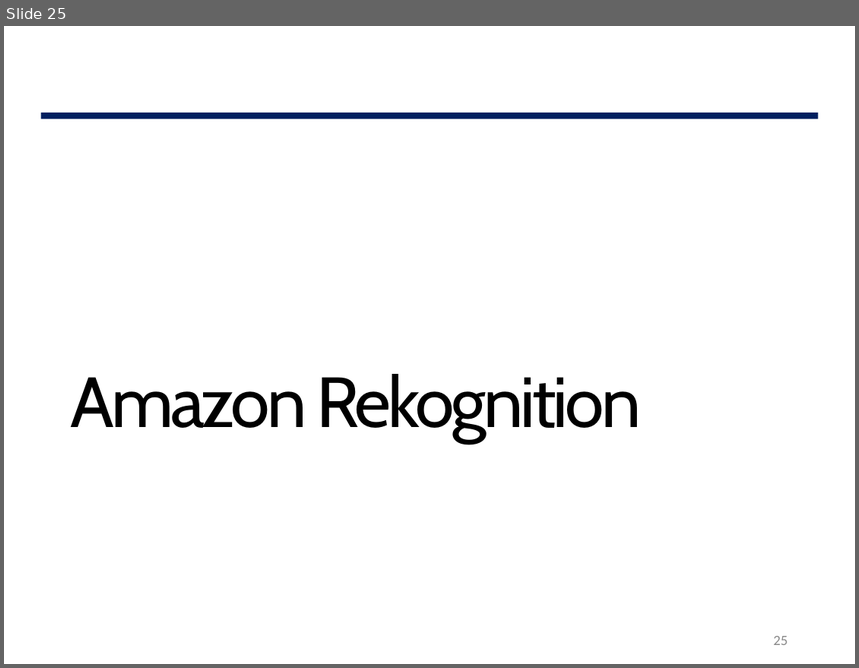
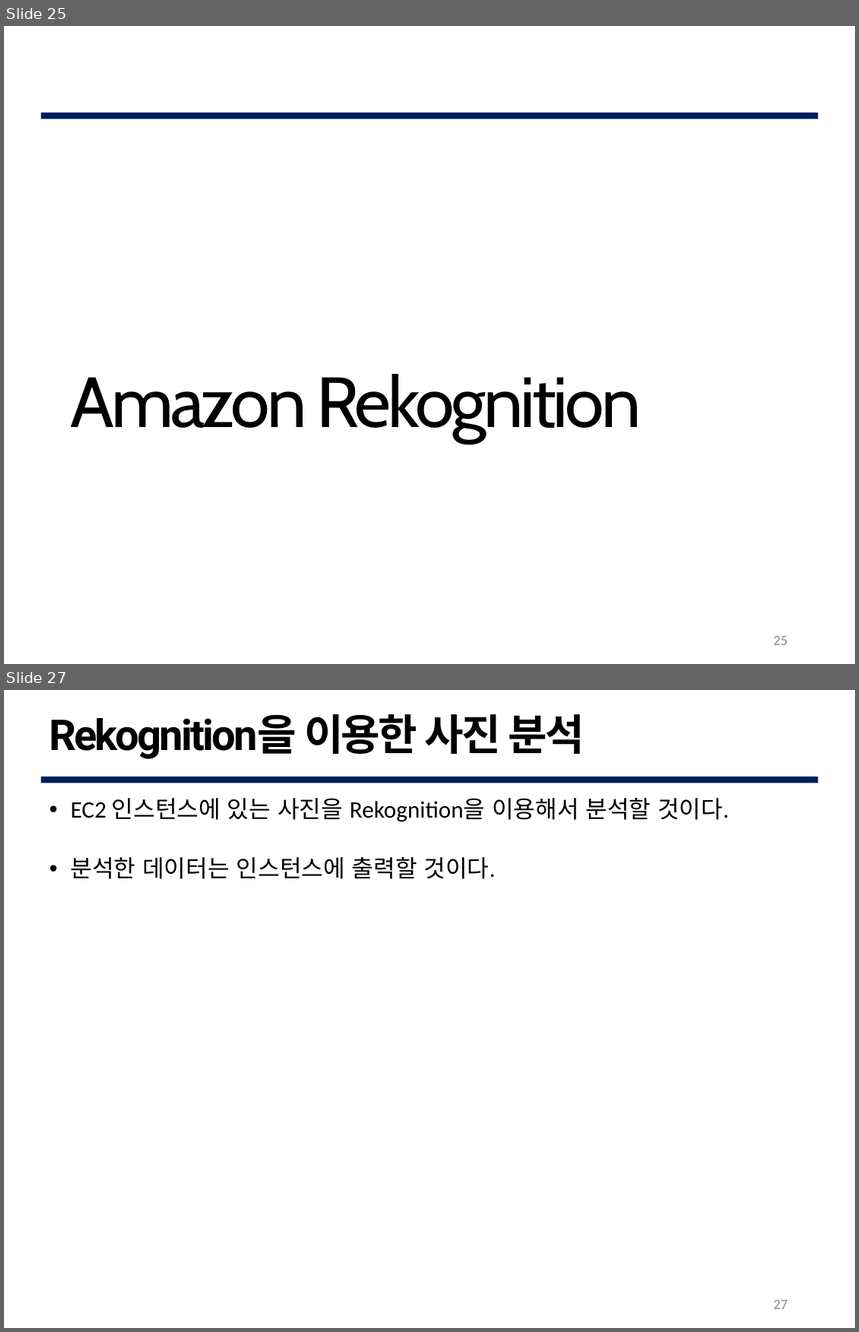
Before and after one commit to G0DCH/AWS_Rekognition_Slide, a slide deck: ppt/AWS Rekognition Slide.pptx. Shown one above the other, each under a label of ours: slide 25 before the commit, slides 25 and 27 after it; the slides between them are not shown. The pictures are 859x668 and 859x1332 pixels, drawn with LibreOffice and Linux fonts; fonts in the diff are those of the drawing; background and template pictures are left out. Boxes give left, top, right and bottom in pixels: in the first picture for what was removed or moved away, otherwise in the second. Text is boxed around its words. In the diff, an @@ line names an element or a change of style, - is before the commit and + after.

```diff
--- a/ppt/AWS Rekognition Slide.pptx
+++ b/ppt/AWS Rekognition Slide.pptx
@@ slide 27 added at (4,690,855,1328), background #FFFFFF; not listed: 1 template element that a slide beside it also shows @@
@@ text added at (50,714,585,759), 36 pt, text #000000, bold @@
+Rekognition을 이용한 사진 분석
@@ text added at (71,798,729,879), 20 pt, text #000000 @@
+• EC2 인스턴스에 있는 사진을 Rekognition을 이용해서 분석할 것이다.
+• 분석한 데이터는 인스턴스에 출력할 것이다.
@@ page number added at (774,1300,788,1309), 12 pt, text #888888 @@
+27
```
Also in this commit, not shown: 37 slides changed, 2 other slides added, 3 slides removed.
